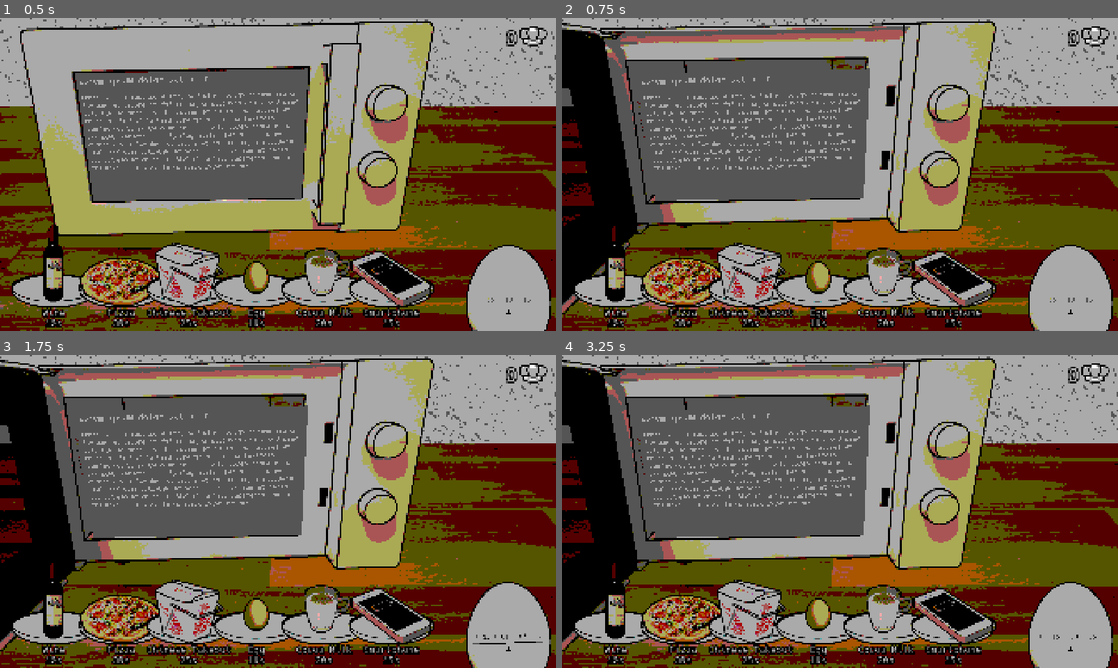
Above: before the commit, frames 1-4 (two rows, left to right).
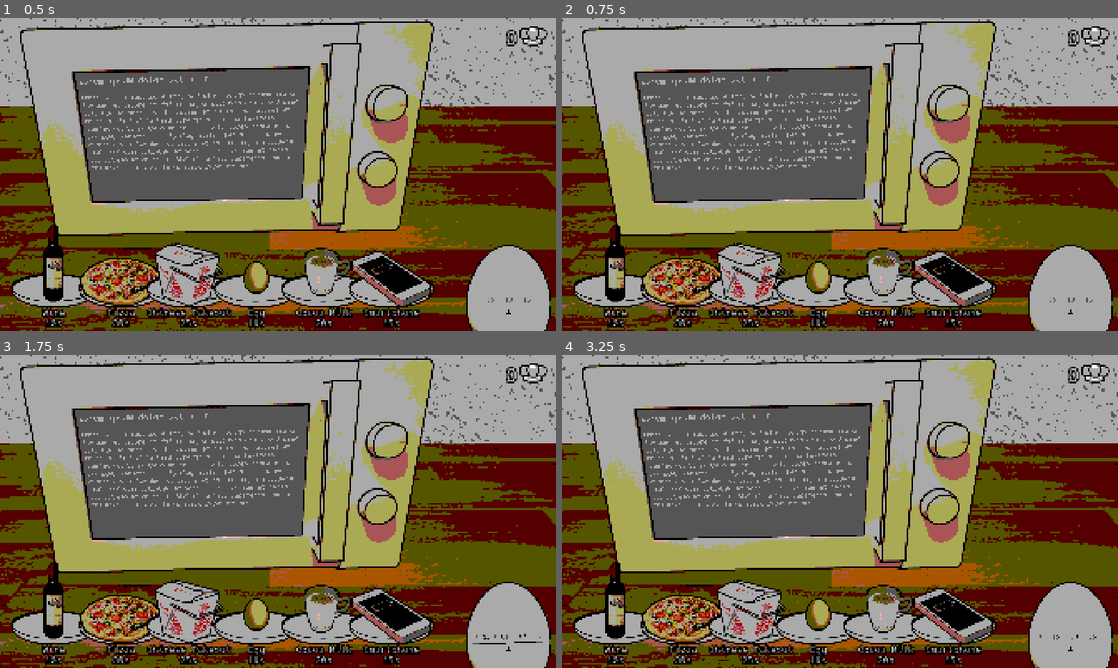
Above: after the commit, the same moments.

Repository: AnJ95/gmtk-2026
Game: Godot game, scene res://main/Main.tscn
Same seed, same stepped clock (60 frames per second), same inputs: the game is played once before the commit and once after it.
Inputs (mouse positions are in pixels of both pictures, inside the frame that each line leads up to):
- Up to frame 1 (0.5 s): no input
- Up to frame 2 (0.75 s): tap Enter at 0.5 s; drag from (756, 130) to (617, 290) at 0.52 s
- Up to frame 3 (1.75 s): tap Space at 1.25 s; drag from (166, 527) to (255, 492) at 1.27 s
- Up to frame 4 (3.25 s): move the mouse to (895, 442) at 2.02 s; click (895, 442) at 2.17 s; drag from (812, 574) to (723, 511) at 2.77 s

Frame 1 is identical in both runs. In frame 2, 22% of the frame differs, in the area x 0-65%, y 1-95%; in frame 3, 22%; in frame 4, 22%.

Commit message:
Prevent microwave from opening outside game

Diff:
--- a/microwave/microwave.gd
+++ b/microwave/microwave.gd
@@ -15,6 +15,7 @@
 var current_runtime = 0
 var is_open = false
 var is_running = false
+var allow_opening = false
 
 func spawn_slots() -> void:
 	for child in inner_root.get_children():
@@ -43,12 +44,16 @@
 
 func _on_level_manager_level_start(level_id: int, level: Level) -> void:
 	is_running = true
+	allow_opening = true
 	hide_microwave_text()
 
 func _on_timer_level_end() -> void:
 	is_running = false
+	allow_opening = false
 
 func set_open_state(new_open_state: bool):
+	if !allow_opening and new_open_state:
+		return
 	if is_open != new_open_state:
 		is_open = new_open_state
 		$AnimationPlayerDoor.play("open" if new_open_state else "close")
Not shown, changed: README.md
